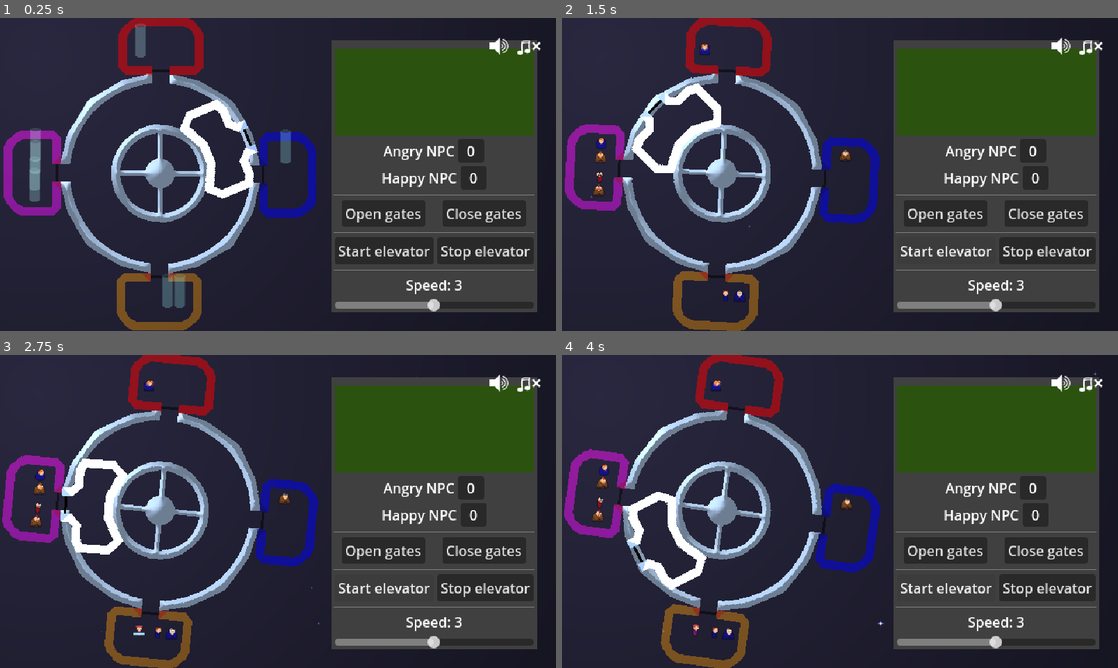
Above: before the commit, frames 1-4 (two rows, left to right).
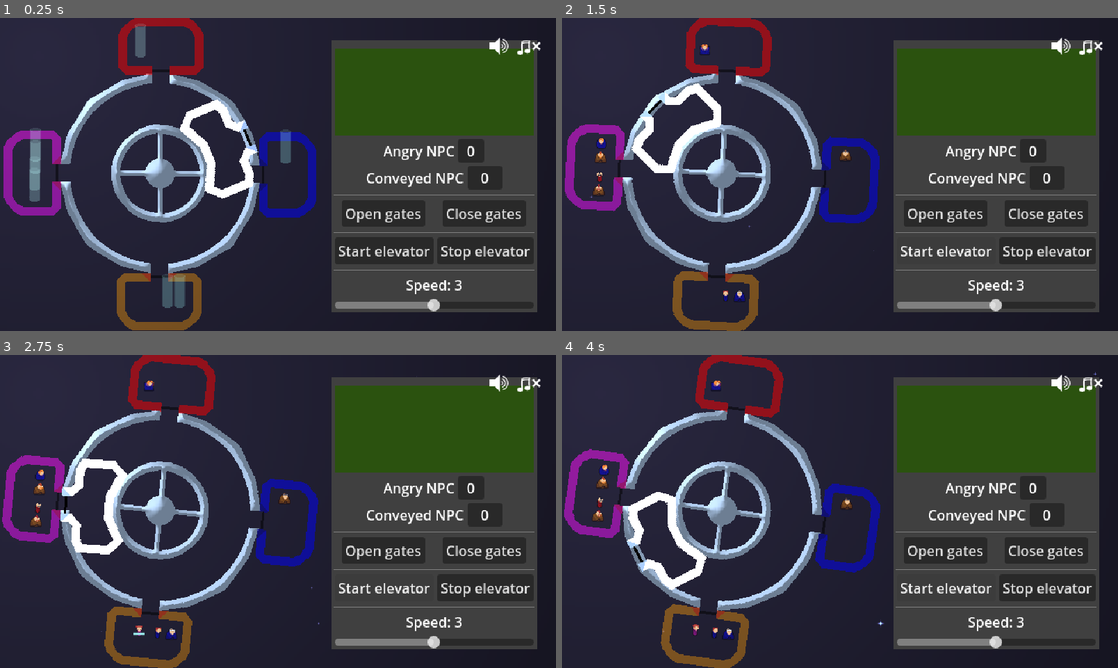
Above: after the commit, the same moments.

Repository: tehelka-gamedev/gmtk-2025
Game: Godot game, scene res://main.tscn
Two runs of this game, one before a commit and one after it. Both use one fixed random seed, a clock stepped at 60 frames per second and the inputs below. The engine's default icon, where the game draws it, is replaced by a stand-in: a white triangle on a blue panel in a dark square. Sound files missing from this copy of the repository are replaced by a short silence.
Inputs:
- Up to frame 1 (0.25 s): no input
- Up to frame 2 (1.5 s): click "Start elevator" at 0.5 s; click "Start elevator" at 1.25 s
- Up to frame 3 (2.75 s): tap Enter (open_door) at 2 s; hold Right (ui_right) from 2.03 s (still down); tap Space (elevator_toggle_movement) at 2.1 s
- Up to frame 4 (4 s): release Right (ui_right) at 2.78 s; hold Down (ui_down) 2.78-3.53 s; tap Enter (open_door) at 2.85 s; hold Right (ui_right) from 3.53 s (still down); tap Space (elevator_toggle_movement) at 3.6 s

The runs differ from the first frame. In frame 1, 0.4% of the frame differs, in the area x 66-88%, y 49-54%; in frame 2, 0.4%; in frame 3, 0.4%; in frame 4, 0.4%.

Commit message:
Add conveyed people label

Diff:
--- a/godot/control_panel.gd
+++ b/godot/control_panel.gd
@@ -13,7 +13,7 @@
 @onready var h_slider: HSlider = %HSlider
 @onready var message_panel: Label = %MessagePanel
 @onready var angry_npc_label: Label = %AngryNPCLabel
-@onready var happy_npc_label: Label = %HappyNPCLabel
+@onready var conveyed_npc_label: Label = %ConveyedNPCLabel
 @onready var _message_timer: Timer = $MessageTimer
 
 
@@ -32,8 +32,8 @@
     angry_npc_label.text = str(value)
 
 
-func set_happy_npc_count(value: int) -> void:
-    happy_npc_label.text = str(value)
+func set_conveyed_npc_count(value: int) -> void:
+    conveyed_npc_label.text = str(value)
 
 
 func _on_h_slider_value_changed(value: float) -> void:
--- a/godot/main.tscn
+++ b/godot/main.tscn
@@ -186,14 +186,14 @@
 
 [node name="Label" type="Label" parent="HUD/ControlPanel/VBoxContainer2/HBoxContainer2"]
 layout_mode = 2
-text = "Happy NPC"
+text = "Conveyed NPC"
 
 [node name="PanelContainer" type="PanelContainer" parent="HUD/ControlPanel/VBoxContainer2/HBoxContainer2"]
 layout_mode = 2
 
-[node name="HappyNPCLabel" type="Label" parent="HUD/ControlPanel/VBoxContainer2/HBoxContainer2/PanelContainer"]
-unique_name_in_owner = true
-custom_minimum_size = Vector2(30, 0)
+[node name="ConveyedNPCLabel" type="Label" parent="HUD/ControlPanel/VBoxContainer2/HBoxContainer2/PanelContainer"]
+unique_name_in_owner = true
+custom_minimum_size = Vector2(40, 0)
 layout_mode = 2
 text = "0"
 horizontal_alignment = 1
--- a/godot/objects/npc/npc.gd
+++ b/godot/objects/npc/npc.gd
@@ -3,6 +3,7 @@
 
 @warning_ignore("unused_signal")
 signal arrived_at_slot
+signal arrived_at_target_room
 
 @export var _skin: NPCSkin
 @export var color: Enum.NPCColors = Enum.NPCColors.RED:
@@ -59,4 +60,5 @@
 # called when exiting the room. For now just queue_free but add fade out later maybe
 func exit() -> void:
     mood_gauge.set_mood_state(MoodGauge.MoodState.HAPPY)
+    arrived_at_target_room.emit()
     queue_free()
--- a/godot/scripts/game_manager.gd
+++ b/godot/scripts/game_manager.gd
@@ -16,6 +16,7 @@
 
 var current_npc_count: int = 0
 var _angry_npc_count: int = 0
+var _conveyed_npc_count: int = 0
 
 
 func _ready() -> void:
@@ -79,6 +80,8 @@
     npc.go_to_slot(slot)
 
     npc.mood_gauge.mood_state_changed.connect(_on_npc_mood_state_changed)
+    npc.arrived_at_target_room.connect(_on_npc_arrived_at_target_room)
+
 
 func _on_elevator_door_opened() -> void:
     var snapped_room: Room = elevator.get_snapped_room()
@@ -164,3 +167,8 @@
 func _unhandled_input(event):
     if event.is_action_pressed("ui_cancel"):
         Events.pause()
+
+
+func _on_npc_arrived_at_target_room() -> void:
+    _conveyed_npc_count += 1
+    _control_panel.set_conveyed_npc_count(_conveyed_npc_count)
